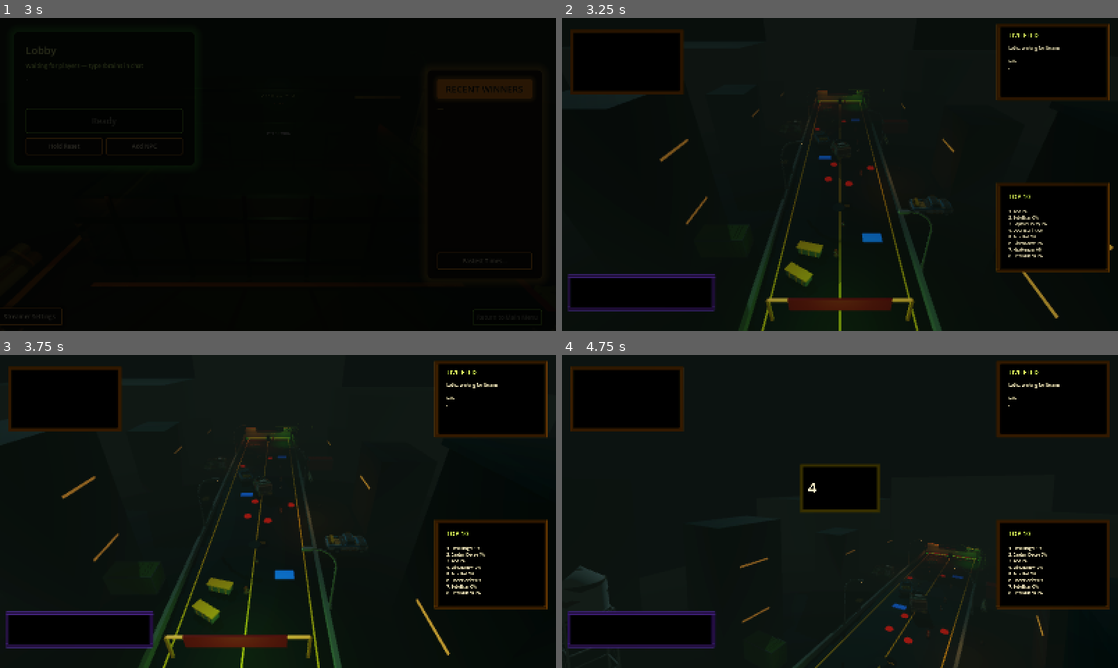
Above: before the commit, frames 1-4 (two rows, left to right).
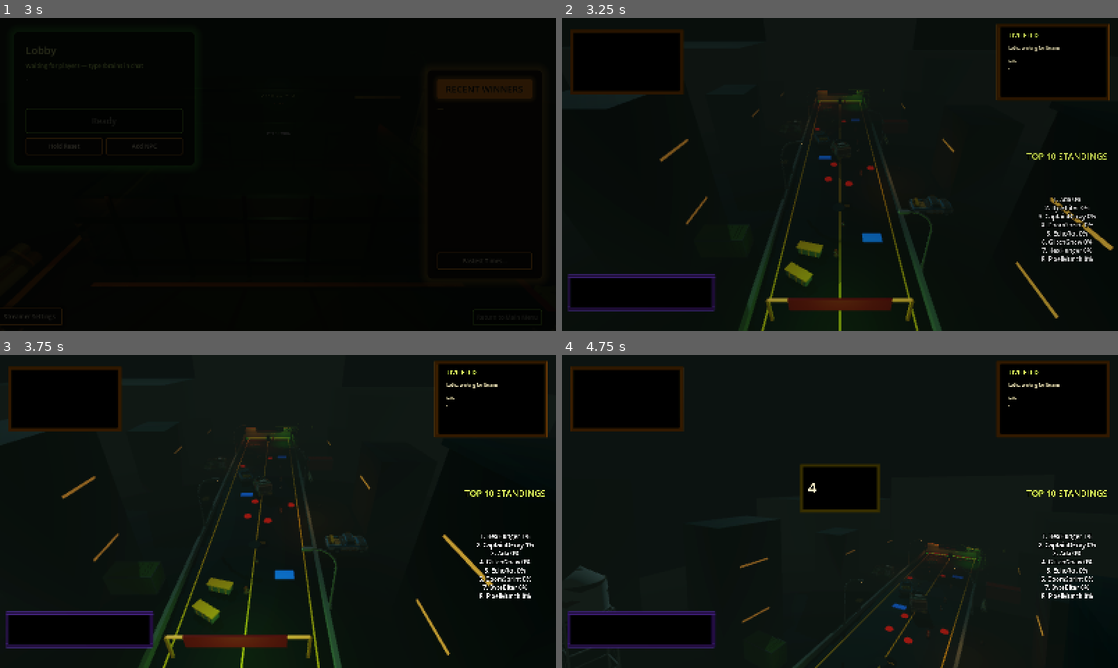
Above: after the commit, the same moments.

Repository: Knoxamiz/zombie-horde
Game: Godot game, scene res://scenes/main_menu/main_menu.tscn
Same seed, same stepped clock (60 frames per second), same inputs: the game is played once before the commit and once after it.
Inputs (mouse positions are in pixels of both pictures, inside the frame that each line leads up to):
- Up to frame 1 (3 s): tap Enter (round_start) at 0.5 s; move the mouse to (400, 158) at 0.52 s; hold Right 0.53-1.25 s; hold S (camera_back) 0.53-1.25 s; click (400, 158) at 0.67 s; drag from (166, 190) to (250, 237) at 1.27 s; click "DONE" at 2 s; click "Ready (8)" at 2.75 s
- Up to frame 2 (3.25 s): no input
- Up to frame 3 (3.75 s): move the mouse to (333, 442) at 3.52 s; hold Right from 3.53 s (still down); hold F (camera_director) from 3.53 s (still down)
- Up to frame 4 (4.75 s): release Right at 4.25 s; release F (camera_director) at 4.25 s; drag from (812, 574) to (673, 464) at 4.27 s

Frame 1 is identical in both runs. In frame 2, 1.9% of the frame differs, in the area x 78-99%, y 43-82%; in frame 3, 2.0%; in frame 4, 2.3%.

Commit message:
Redesign Top 10 board: borderless glow panel with centered text
Add borderless, transparent-face, and text-centering options to WorldTextBoard.
Stretch and slide the race leaders board right, remove orange borders, apply a
subtle green glow background, enlarge fonts, and use a TOP 10 STANDINGS header.

Co-authored-by: Knoxamiz <Knoxamiz@users.noreply.github.com>

Diff:
--- a/scenes/main/main_game.tscn
+++ b/scenes/main/main_game.tscn
@@ -315,17 +315,26 @@
 glow_strength = 0.08
 
 [node name="RaceLeadersBoard" type="Node3D" parent="SpectatorCamera/Camera3D/WorldMenus3D/RaceBoards"]
-transform = Transform3D(1, 0, 0, 0, 1, 0, 0, 0, 1, 3.7, -0.92, -4.35)
-script = ExtResource("49_world_board")
-title_text = "TOP 10"
+transform = Transform3D(1, 0, 0, 0, 1, 0, 0, 0, 1, 3.92, -0.55, -4.35)
+script = ExtResource("49_world_board")
+title_text = "TOP 10 STANDINGS"
 body_text = "-"
-board_size = Vector2(1.95, 1.55)
-title_font_size = 22
-body_font_size = 14
-face_color = Color(0.012, 0.018, 0.012, 0.94)
-frame_color = Color(0.95, 0.48, 0.08, 1)
+board_size = Vector2(1.82, 2.45)
+title_font_size = 30
+body_font_size = 21
+title_outline_size = 8
+body_outline_size = 6
+face_color = Color(0.012, 0.018, 0.012, 0)
+frame_color = Color(0.95, 0.48, 0.08, 0)
+title_color = Color(0.88, 1, 0.34, 1)
+body_color = Color(1, 1, 1, 1)
 flat_mode = true
-glow_strength = 0.08
+borderless = true
+transparent_face = true
+face_glow_color = Color(0.14, 0.82, 0.28, 1)
+face_glow_strength = 0.32
+text_centered = true
+glow_strength = 0.12
 
 [node name="RaceCommandBoard" type="Node3D" parent="SpectatorCamera/Camera3D/WorldMenus3D/RaceBoards"]
 transform = Transform3D(1, 0, 0, 0, 1, 0, 0, 0, 1, -3.45, -2.05, -4.35)
--- a/scripts/ui/hud_controller.gd
+++ b/scripts/ui/hud_controller.gd
@@ -426,7 +426,7 @@
 		return
 
 	if _is_race_live():
-		_world_leaders_board.set_board_text("TOP 10", _format_live_standings_body())
+		_world_leaders_board.set_board_text("TOP 10 STANDINGS", _format_live_standings_body())
 		return
 
 	var body: String = _leaderboard_text
--- a/scripts/ui/world_text_board.gd
+++ b/scripts/ui/world_text_board.gd
@@ -16,6 +16,11 @@
 @export var glow_strength: float = 0.18
 @export_range(0.0, 1.0, 0.05) var texture_strength: float = 0.75
 @export var flat_mode: bool = false
+@export var borderless: bool = false
+@export var transparent_face: bool = false
+@export var face_glow_color: Color = Color(0.18, 0.92, 0.34, 1.0)
+@export var face_glow_strength: float = 0.28
+@export var text_centered: bool = false
 @export var border_thickness: float = 0.055
 @export var title_z: float = 0.16
 @export var body_z: float = 0.17
@@ -127,42 +132,60 @@
 		max(board_size.x - border * 2.0, 0.2),
 		max(board_size.y - border * 2.0, 0.2)
 	)
+	if borderless:
+		inner_size = board_size
 	var flat_glow: float = glow_strength * 0.2
-
-	_face_material = _make_material(face_color, flat_glow)
+	var face_emission: float = face_glow_strength if transparent_face else flat_glow
+	var face_material_color: Color = face_color
+	if transparent_face:
+		face_material_color = Color(face_color.r, face_color.g, face_color.b, 0.0)
+
+	_face_material = _make_face_material(face_material_color, face_emission, transparent_face)
 	_frame_material = _make_material(frame_color, flat_glow * 1.2)
 
 	_set_box(_face, Vector3(inner_size.x, inner_size.y, flat_depth), Vector3(0.0, 0.0, 0.0), _face_material)
-	_set_box(
-		_top_rim,
-		Vector3(board_size.x, border, flat_depth),
-		Vector3(0.0, board_size.y * 0.5 - border * 0.5, 0.0),
-		_frame_material
-	)
-	_set_box(
-		_bottom_rim,
-		Vector3(board_size.x, border, flat_depth),
-		Vector3(0.0, -board_size.y * 0.5 + border * 0.5, 0.0),
-		_frame_material
-	)
-	_set_box(
-		_left_rim,
-		Vector3(border, inner_size.y, flat_depth),
-		Vector3(-board_size.x * 0.5 + border * 0.5, 0.0, 0.0),
-		_frame_material
-	)
-	_set_box(
-		_right_rim,
-		Vector3(border, inner_size.y, flat_depth),
-		Vector3(board_size.x * 0.5 - border * 0.5, 0.0, 0.0),
-		_frame_material
-	)
+	if borderless:
+		_hide_border_rims()
+	else:
+		_set_box(
+			_top_rim,
+			Vector3(board_size.x, border, flat_depth),
+			Vector3(0.0, board_size.y * 0.5 - border * 0.5, 0.0),
+			_frame_material
+		)
+		_set_box(
+			_bottom_rim,
+			Vector3(board_size.x, border, flat_depth),
+			Vector3(0.0, -board_size.y * 0.5 + border * 0.5, 0.0),
+			_frame_material
+		)
+		_set_box(
+			_left_rim,
+			Vector3(border, inner_size.y, flat_depth),
+			Vector3(-board_size.x * 0.5 + border * 0.5, 0.0, 0.0),
+			_frame_material
+		)
+		_set_box(
+			_right_rim,
+			Vector3(border, inner_size.y, flat_depth),
+			Vector3(board_size.x * 0.5 - border * 0.5, 0.0, 0.0),
+			_frame_material
+		)
 	_set_detail_visible(false)
 
 	var text_z: float = flat_depth * 0.5 + 0.01
-	var left_edge: float = -inner_size.x * 0.43
-	_title_label.position = Vector3(left_edge, board_size.y * 0.4, text_z + title_z * 0.08)
-	_body_label.position = Vector3(left_edge, board_size.y * 0.22, text_z + body_z * 0.08)
+	if text_centered:
+		_title_label.position = Vector3(0.0, board_size.y * 0.4, text_z + title_z * 0.08)
+		_body_label.position = Vector3(0.0, board_size.y * 0.08, text_z + body_z * 0.08)
+	else:
+		var left_edge: float = -inner_size.x * 0.43
+		_title_label.position = Vector3(left_edge, board_size.y * 0.4, text_z + title_z * 0.08)
+		_body_label.position = Vector3(left_edge, board_size.y * 0.22, text_z + body_z * 0.08)
+
+func _hide_border_rims() -> void:
+	for rim in [_top_rim, _bottom_rim, _left_rim, _right_rim]:
+		if rim != null:
+			rim.visible = false
 
 func _set_detail_visible(enabled: bool) -> void:
 	for detail_node in _face_detail_nodes:
@@ -200,13 +223,24 @@
 	mesh_node.position = local_position
 	mesh_node.set_surface_override_material(0, material)
 
-func _make_material(color: Color, emission_scale: float) -> StandardMaterial3D:
+func _make_face_material(color: Color, emission_scale: float, use_transparency: bool) -> StandardMaterial3D:
+	var emission_color: Color = face_glow_color if use_transparency else color
+	return _make_material(color, emission_scale, use_transparency, emission_color)
+
+func _make_material(
+	color: Color,
+	emission_scale: float,
+	use_transparency: bool = false,
+	emission_color: Color = Color.BLACK
+) -> StandardMaterial3D:
 	var material: StandardMaterial3D = StandardMaterial3D.new()
 	material.albedo_color = color
 	material.roughness = 0.72
 	material.metallic = 0.0
 	material.emission_enabled = true
-	material.emission = color * emission_scale
+	material.emission = emission_color * emission_scale
+	if use_transparency:
+		material.transparency = BaseMaterial3D.TRANSPARENCY_ALPHA
 	material.no_depth_test = true
 	material.cull_mode = BaseMaterial3D.CULL_DISABLED
 	material.shading_mode = BaseMaterial3D.SHADING_MODE_PER_PIXEL
@@ -228,12 +262,16 @@
 	_title_label.modulate = title_color
 	_title_label.font_size = title_font_size
 	_title_label.outline_size = title_outline_size
-	_title_label.horizontal_alignment = HORIZONTAL_ALIGNMENT_LEFT
+	_title_label.horizontal_alignment = (
+		HORIZONTAL_ALIGNMENT_CENTER if text_centered else HORIZONTAL_ALIGNMENT_LEFT
+	)
 	_title_label.vertical_alignment = VERTICAL_ALIGNMENT_TOP
 
 	_body_label.text = body_text
 	_body_label.modulate = body_color
 	_body_label.font_size = body_font_size
 	_body_label.outline_size = body_outline_size
-	_body_label.horizontal_alignment = HORIZONTAL_ALIGNMENT_LEFT
+	_body_label.horizontal_alignment = (
+		HORIZONTAL_ALIGNMENT_CENTER if text_centered else HORIZONTAL_ALIGNMENT_LEFT
+	)
 	_body_label.vertical_alignment = VERTICAL_ALIGNMENT_TOP
